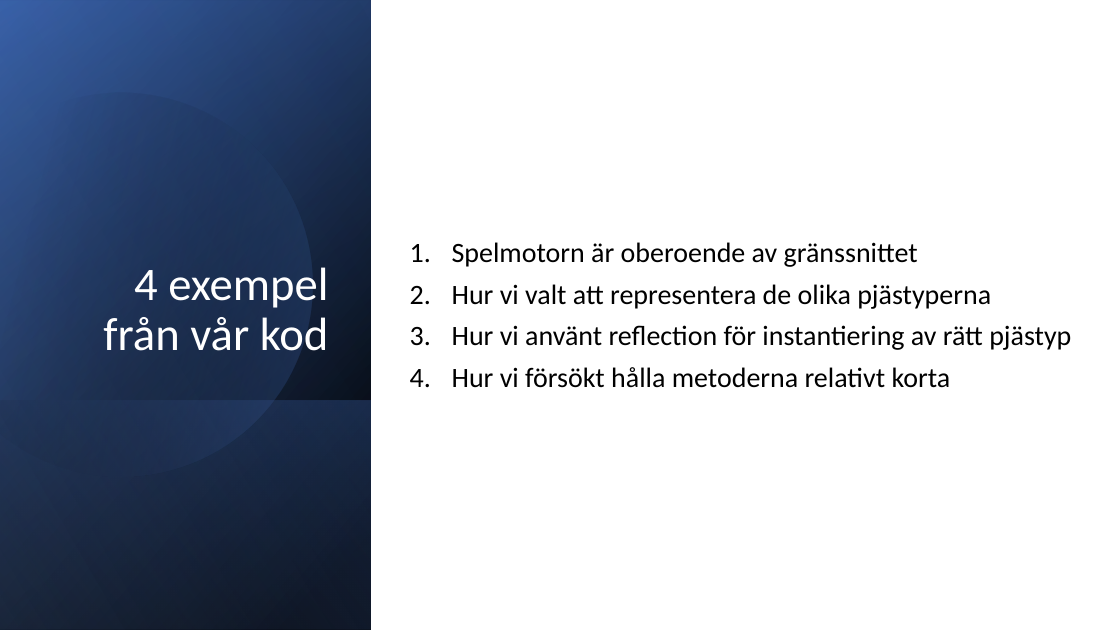
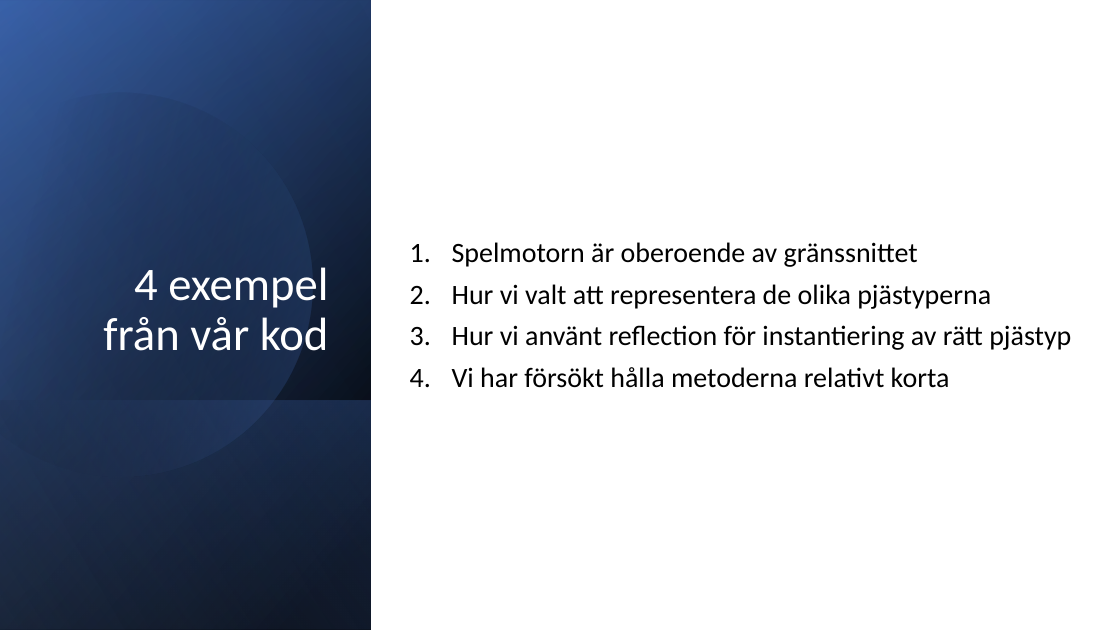
Before and after one commit to PGVSNH20/ludo-game-ludo6, a slide deck: slide 8 of Documentation/Presentation - Koden.pptx. Drawn at 1120x630 pixels with LibreOffice and Linux fonts; fonts in the diff are those of the drawing. Boxes give left, top, right and bottom in pixels: in the first picture for what was removed or moved away, otherwise in the second. Text is boxed around its words. In the diff, an @@ line names an element or a change of style, - is before the commit and + after.

```diff
--- a/Documentation/Presentation - Koden.pptx
+++ b/Documentation/Presentation - Koden.pptx
@@ text at bbox=[452, 367, 950, 388]: text changed @@
-4. Hur vi försökt hålla metoderna relativt korta
+4. Vi har försökt hålla metoderna relativt korta
```
Also in this commit, not shown: 1 other slide changed, 7 other files.
